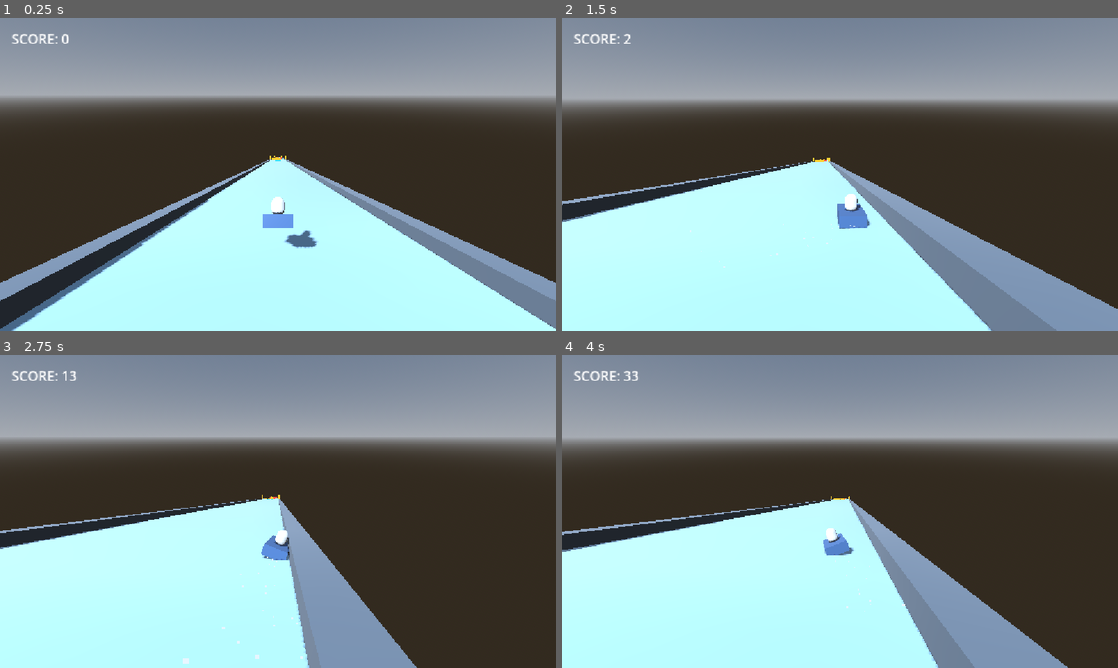
Above: before the commit, frames 1-4 (two rows, left to right).
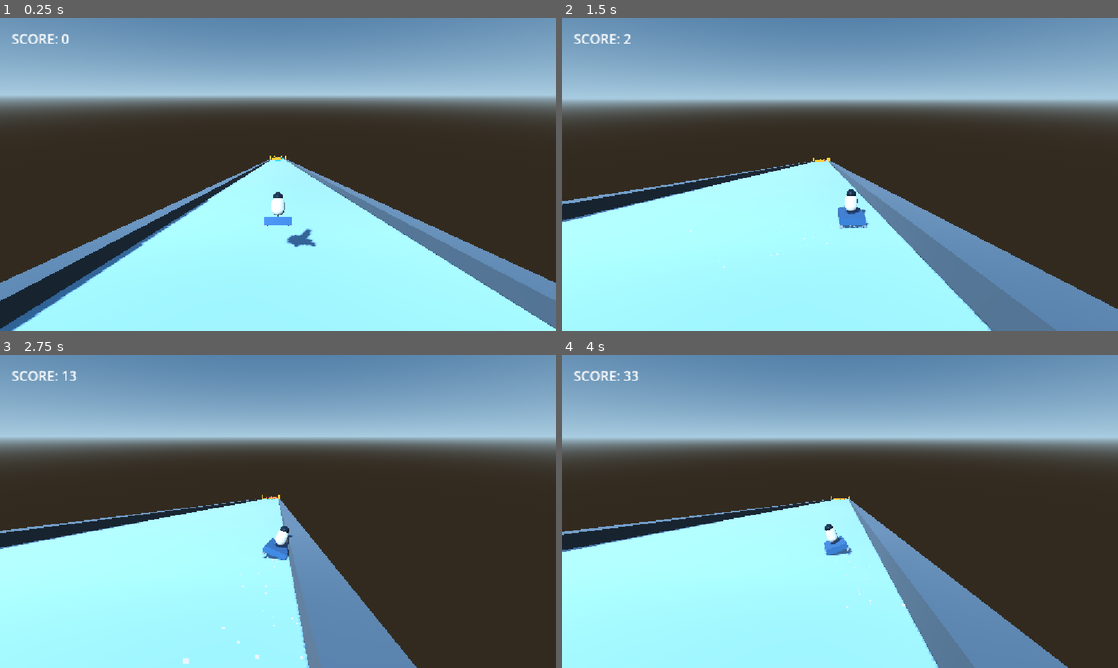
Above: after the commit, the same moments.

Repository: bravenaufala/sledg
Game: Godot game, scene res://main.tscn
Same seed, same stepped clock (60 frames per second), same inputs: the game is played once before the commit and once after it.
Inputs (mouse positions are in pixels of both pictures, inside the frame that each line leads up to):
- Up to frame 1 (0.25 s): no input
- Up to frame 2 (1.5 s): tap Enter (ui_accept) at 0.5, 0.6, 0.77, 1.07 s; move the mouse to (962, 158) at 0.52 s; hold D (steer_right) 0.53-1.25 s; click (962, 158) at 0.67 s; drag from (728, 190) to (812, 237) at 1.27 s
- Up to frame 3 (2.75 s): move the mouse to (333, 442) at 2.02 s; hold D (steer_right) from 2.03 s (still down); tap Enter (ui_accept) at 2.1 s
- Up to frame 4 (4 s): release D (steer_right) at 2.75 s; drag from (812, 574) to (673, 464) at 2.77 s; move the mouse to (1006, 558) at 3.52 s; hold A (steer_left) from 3.53 s (still down); tap Enter (ui_accept) at 3.6, 3.77 s

The runs differ from the first frame. In frame 1, 28% of the frame differs, in the area x 0-100%, y 0-100%; in frame 2, 31%; in frame 3, 31%; in frame 4, 31%.

Commit message:
Phase 4: 3 dynamic biomes, low-poly meshes, and web compatibility renderer

Diff:
--- /dev/null
+++ b/data/alpine_ice.tres
@@ -0,0 +1,24 @@
+[gd_resource type="Resource" script_class="BiomeData" format=3 uid="uid://pit5q82vd0j2"]
+
+[ext_resource type="Script" uid="uid://5g5rwxpba5b5" path="res://data/biome_data.gd" id="1_x5a5i"]
+
+[sub_resource type="StandardMaterial3D" id="StandardMaterial3D_77n1f"]
+albedo_color = Color(0.7529412, 0.22352941, 0.16862746, 1)
+roughness = 0.35
+
+[sub_resource type="StandardMaterial3D" id="StandardMaterial3D_6s3o7"]
+albedo_color = Color(0.36078432, 0.4392157, 0.5019608, 1)
+roughness = 0.4
+
+[sub_resource type="StandardMaterial3D" id="StandardMaterial3D_pudqn"]
+albedo_color = Color(0.65882355, 0.84705883, 0.9411765, 1)
+metallic = 0.1
+roughness = 0.15
+
+[resource]
+script = ExtResource("1_x5a5i")
+track_material = SubResource("StandardMaterial3D_pudqn")
+rail_material = SubResource("StandardMaterial3D_6s3o7")
+obstacle_material = SubResource("StandardMaterial3D_77n1f")
+sky_top_color = Color(0.23137255, 0.4117647, 0.59607846, 1)
+sky_horizon_color = Color(0.65882355, 0.8, 0.8784314, 1)
--- /dev/null
+++ b/data/autumn_canyon.tres
@@ -0,0 +1,28 @@
+[gd_resource type="Resource" script_class="BiomeData" format=3 uid="uid://ctbfvhn6rqijt"]
+
+[ext_resource type="Script" uid="uid://5g5rwxpba5b5" path="res://data/biome_data.gd" id="1_usswk"]
+
+[sub_resource type="StandardMaterial3D" id="StandardMaterial3D_2eyd1"]
+albedo_color = Color(0.2901961, 0.13725491, 0.06666667, 1)
+roughness = 0.5
+
+[sub_resource type="StandardMaterial3D" id="StandardMaterial3D_iiex5"]
+albedo_color = Color(0.43137255, 0.17254902, 0.105882354, 1)
+roughness = 0.45
+
+[sub_resource type="StandardMaterial3D" id="StandardMaterial3D_iuide"]
+albedo_color = Color(0.827451, 0.45882353, 0.2627451, 1)
+metallic = 0.08
+roughness = 0.25
+
+[resource]
+script = ExtResource("1_usswk")
+biome_id = &"autumn_canyon"
+display_name = "AUTUMN CANYON"
+track_material = SubResource("StandardMaterial3D_iuide")
+rail_material = SubResource("StandardMaterial3D_iiex5")
+obstacle_material = SubResource("StandardMaterial3D_2eyd1")
+sky_top_color = Color(0.5568628, 0.23137255, 0.18039216, 1)
+sky_horizon_color = Color(0.9529412, 0.6117647, 0.25882354, 1)
+ice_friction = 0.18
+slope_angle_deg = -18.0
--- a/data/biome_data.gd
+++ b/data/biome_data.gd
@@ -3,10 +3,12 @@
 extends Resource
 
 @export var biome_id: StringName = &"alpine_ice"
+@export var display_name: String = "ALPINE ICE"
 @export var track_material: Material
 @export var rail_material: Material
 @export var obstacle_material: Material
 @export var sky_top_color: Color = Color(0.38, 0.45, 0.55)
+@export var sky_horizon_color: Color = Color(0.65, 0.67, 0.70)
 @export var ice_friction: float = 0.12
 @export var slope_angle_deg: float = -16.0
 @export var chunk_variants: Array[PackedScene] = []
--- /dev/null
+++ b/data/midnight_glacier.tres
@@ -0,0 +1,33 @@
+[gd_resource type="Resource" script_class="BiomeData" format=3 uid="uid://ht8kbtixxjcu"]
+
+[ext_resource type="Script" uid="uid://5g5rwxpba5b5" path="res://data/biome_data.gd" id="1_fjbsk"]
+
+[sub_resource type="StandardMaterial3D" id="StandardMaterial3D_xtvwk"]
+albedo_color = Color(1, 0.16470589, 0.42745098, 1)
+roughness = 0.25
+emission_enabled = true
+emission = Color(1, 0.16470589, 0.42745098, 1)
+emission_energy_multiplier = 0.35
+
+[sub_resource type="StandardMaterial3D" id="StandardMaterial3D_ycwu3"]
+albedo_color = Color(0, 0.8980392, 1, 1)
+roughness = 0.15
+emission_enabled = true
+emission = Color(0, 0.8980392, 1, 1)
+emission_energy_multiplier = 0.5
+
+[sub_resource type="StandardMaterial3D" id="StandardMaterial3D_ab4lu"]
+albedo_color = Color(0.10980392, 0.14117648, 0.1882353, 1)
+metallic = 0.35
+roughness = 0.1
+
+[resource]
+script = ExtResource("1_fjbsk")
+biome_id = &"midnight_glacier"
+display_name = "MIDNIGHT GLACIER"
+track_material = SubResource("StandardMaterial3D_ab4lu")
+rail_material = SubResource("StandardMaterial3D_ycwu3")
+obstacle_material = SubResource("StandardMaterial3D_xtvwk")
+sky_top_color = Color(0.03529412, 0.05490196, 0.101960786, 1)
+sky_horizon_color = Color(0.09411765, 0.16862746, 0.28627452, 1)
+ice_friction = 0.06
--- a/main.gd
+++ b/main.gd
@@ -4,19 +4,31 @@
 
 const SPAWN_POS := Vector3(0.0, 1.2, -4.0)
 const FLOATING_ORIGIN_THRESHOLD := 2500.0
+const BIOME_ALPINE := preload("res://data/alpine_ice.tres")
+const BIOME_AUTUMN := preload("res://data/autumn_canyon.tres")
+const BIOME_MIDNIGHT := preload("res://data/midnight_glacier.tres")
+
+@export var biome_cycle_distance: float = 1500.0
+@export var sky_lerp_speed: float = 2.5
 
 var run_state: RunState = RunState.RUNNING
 var total_distance: float = 0.0
 var bonus_points: int = 0
 var score: int = 0
 var _last_shield_count: int = 0
+var biomes: Array[BiomeData] = []
+var current_biome_index: int = 0
+var target_sky_top_color: Color = Color(0.23, 0.41, 0.60)
+var target_sky_horizon_color: Color = Color(0.66, 0.80, 0.88)
 
+@onready var world_env: WorldEnvironment = $WorldEnvironment
 @onready var track_spawner: Node3D = $TrackSpawner
 @onready var player: CharacterBody3D = $Player
 @onready var hud: CanvasLayer = $HUD
 
 
 func _ready() -> void:
+	biomes = [BIOME_ALPINE, BIOME_AUTUMN, BIOME_MIDNIGHT]
 	if player:
 		player.crashed.connect(_on_player_crashed)
 		player.near_miss_scored.connect(_on_near_miss_scored)
@@ -28,9 +40,20 @@
 
 
 func _physics_process(delta: float) -> void:
+	var sky_mat := _get_sky_material()
+	if sky_mat:
+		var sky_t := 1.0 - exp(-sky_lerp_speed * delta)
+		sky_mat.sky_top_color = sky_mat.sky_top_color.lerp(target_sky_top_color, sky_t)
+		sky_mat.sky_horizon_color = sky_mat.sky_horizon_color.lerp(target_sky_horizon_color, sky_t)
+		sky_mat.ground_horizon_color = sky_mat.ground_horizon_color.lerp(target_sky_horizon_color, sky_t)
+
 	if run_state == RunState.RUNNING:
 		total_distance += player.downhill_speed * delta
 		score = int(total_distance) + bonus_points
+		if not biomes.is_empty():
+			var desired_biome_idx: int = int(total_distance / biome_cycle_distance) % biomes.size()
+			if desired_biome_idx != current_biome_index:
+				set_active_biome(desired_biome_idx, true)
 		if hud:
 			hud.update_score(score, int(total_distance), bonus_points)
 		if track_spawner:
@@ -42,6 +65,35 @@
 				track_spawner.shift_origin(offset)
 	elif Input.is_action_just_pressed("ui_accept"):
 		start_new_run()
+
+
+func _get_sky_material() -> ProceduralSkyMaterial:
+	if world_env and world_env.environment and world_env.environment.sky:
+		return world_env.environment.sky.sky_material as ProceduralSkyMaterial
+	return null
+
+
+func set_active_biome(index: int, announce: bool = true) -> void:
+	if biomes.is_empty():
+		return
+	current_biome_index = posmod(index, biomes.size())
+	var biome: BiomeData = biomes[current_biome_index]
+	if biome == null:
+		return
+	if track_spawner and track_spawner.has_method("set_biome"):
+		track_spawner.set_biome(biome, true)
+	if player:
+		player.ice_friction = biome.ice_friction
+	target_sky_top_color = biome.sky_top_color
+	target_sky_horizon_color = biome.sky_horizon_color
+	if not announce:
+		var sky_mat := _get_sky_material()
+		if sky_mat:
+			sky_mat.sky_top_color = target_sky_top_color
+			sky_mat.sky_horizon_color = target_sky_horizon_color
+			sky_mat.ground_horizon_color = target_sky_horizon_color
+	elif hud:
+		hud.show_status("ENTERING: %s" % biome.display_name, 2.2)
 
 
 func _on_near_miss_scored(points: int) -> void:
@@ -90,11 +142,14 @@
 
 
 func start_new_run() -> void:
+	if biomes.is_empty():
+		biomes = [BIOME_ALPINE, BIOME_AUTUMN, BIOME_MIDNIGHT]
 	total_distance = 0.0
 	bonus_points = 0
 	score = 0
 	_last_shield_count = 0
 	run_state = RunState.RUNNING
+	set_active_biome(0, false)
 	if track_spawner:
 		track_spawner.reset_track()
 	if player:
--- a/main.tscn
+++ b/main.tscn
@@ -22,11 +22,6 @@
 [sub_resource type="CapsuleShape3D" id="CapsuleShape3D_dg77c"]
 radius = 0.45
 height = 1.1
-
-[sub_resource type="StandardMaterial3D" id="StandardMaterial3D_ycdy4"]
-albedo_color = Color(0.2901961, 0.43529412, 0.64705884, 1)
-metallic = 0.2
-roughness = 0.3
 
 [sub_resource type="StandardMaterial3D" id="StandardMaterial3D_w48qg"]
 albedo_color = Color(0.8156863, 0.8627451, 0.9098039, 1)
@@ -62,6 +57,49 @@
 material = SubResource("StandardMaterial3D_lquwl")
 size = Vector2(0.25, 0.25)
 
+[sub_resource type="StandardMaterial3D" id="StandardMaterial3D_1bvp3"]
+albedo_color = Color(0.22745098, 0.43137255, 0.64705884, 1)
+metallic = 0.25
+roughness = 0.28
+
+[sub_resource type="BoxMesh" id="BoxMesh_lquwl"]
+size = Vector3(0.96, 0.24, 1.55)
+
+[sub_resource type="StandardMaterial3D" id="StandardMaterial3D_7mycd"]
+albedo_color = Color(0.22745098, 0.43137255, 0.64705884, 1)
+metallic = 0.25
+roughness = 0.28
+
+[sub_resource type="PrismMesh" id="PrismMesh_272bh"]
+size = Vector3(0.96, 0.45, 0.24)
+
+[sub_resource type="StandardMaterial3D" id="StandardMaterial3D_5vw27"]
+albedo_color = Color(0.8117647, 0.84705883, 0.8627451, 1)
+metallic = 0.65
+roughness = 0.2
+
+[sub_resource type="BoxMesh" id="BoxMesh_kek77"]
+size = Vector3(0.09, 0.08, 1.95)
+
+[sub_resource type="StandardMaterial3D" id="StandardMaterial3D_4c57u"]
+albedo_color = Color(0.8117647, 0.84705883, 0.8627451, 1)
+metallic = 0.65
+roughness = 0.2
+
+[sub_resource type="BoxMesh" id="BoxMesh_efxa6"]
+size = Vector3(0.09, 0.08, 1.95)
+
+[sub_resource type="StandardMaterial3D" id="StandardMaterial3D_dg77c"]
+albedo_color = Color(0.12156863, 0.1764706, 0.23921569, 1)
+metallic = 0.4
+roughness = 0.2
+
+[sub_resource type="SphereMesh" id="SphereMesh_ycdy4"]
+radius = 0.19
+height = 0.38
+radial_segments = 12
+rings = 6
+
 [node name="Main" type="Node3D" unique_id=466642103]
 script = ExtResource("1_1bvp3")
 
@@ -83,10 +121,6 @@
 
 [node name="SledVisual" type="Node3D" parent="Player" unique_id=1690978550]
 
-[node name="SledBody" type="CSGBox3D" parent="Player/SledVisual" unique_id=185414665]
-material_override = SubResource("StandardMaterial3D_ycdy4")
-size = Vector3(1, 0.45, 1.8)
-
 [node name="RiderCapsule" type="MeshInstance3D" parent="Player/SledVisual" unique_id=1548569532]
 transform = Transform3D(1, 0, 0, 0, 1, 0, 0, 0, 1, 0, 0.52, 0.1)
 material_override = SubResource("StandardMaterial3D_w48qg")
@@ -99,6 +133,31 @@
 process_material = SubResource("ParticleProcessMaterial_1bvp3")
 draw_pass_1 = SubResource("QuadMesh_7mycd")
 
+[node name="SledBody" type="MeshInstance3D" parent="Player/SledVisual" unique_id=1306640414]
+transform = Transform3D(1, 0, 0, 0, 1, 0, 0, 0, 1, 0, 0, 0.08)
+material_override = SubResource("StandardMaterial3D_1bvp3")
+mesh = SubResource("BoxMesh_lquwl")
+
+[node name="SledNose" type="MeshInstance3D" parent="Player/SledVisual" unique_id=2141341870]
+transform = Transform3D(1, 0, 0, 0, 3.1391647e-07, 1, 0, -1, 3.1391647e-07, 0, 0, -0.92)
+material_override = SubResource("StandardMaterial3D_7mycd")
+mesh = SubResource("PrismMesh_272bh")
+
+[node name="LeftRunner" type="MeshInstance3D" parent="Player/SledVisual" unique_id=281082129]
+transform = Transform3D(1, 0, 0, 0, 1, 0, 0, 0, 1, -0.42, -0.16, -0.02)
+material_override = SubResource("StandardMaterial3D_5vw27")
+mesh = SubResource("BoxMesh_kek77")
+
+[node name="RightRunner" type="MeshInstance3D" parent="Player/SledVisual" unique_id=544972480]
+transform = Transform3D(1, 0, 0, 0, 1, 0, 0, 0, 1, 0.42, -0.16, -0.02)
+material_override = SubResource("StandardMaterial3D_4c57u")
+mesh = SubResource("BoxMesh_efxa6")
+
+[node name="RiderHelmet" type="MeshInstance3D" parent="Player/SledVisual" unique_id=694969343]
+transform = Transform3D(1, 0, 0, 0, 1, 0, 0, 0, 1, 0, 0.86, 0.06)
+material_override = SubResource("StandardMaterial3D_dg77c")
+mesh = SubResource("SphereMesh_ycdy4")
+
 [node name="Camera3D" type="Camera3D" parent="Player" unique_id=555759631]
 transform = Transform3D(1, 0, 0, 0, 0.9360728, 0.35180622, 0, -0.35180622, 0.9360728, 0, 4.2, 6.5)
 current = true
--- a/project.godot
+++ b/project.godot
@@ -50,3 +50,5 @@
 [rendering]
 
 rendering_device/driver.windows="d3d12"
+renderer/rendering_method="gl_compatibility"
+renderer/rendering_method.mobile="gl_compatibility"
--- a/track/obstacle.tscn
+++ b/track/obstacle.tscn
@@ -1,16 +1,34 @@
 [gd_scene format=3 uid="uid://bub2xkql7eu0q"]
 
-[ext_resource type="Script" path="res://track/obstacle.gd" id="1_q0emi"]
+[ext_resource type="Script" uid="uid://b0kiftwss7y2u" path="res://track/obstacle.gd" id="1_q0emi"]
 
 [sub_resource type="BoxShape3D" id="BoxShape3D_mnri3"]
 size = Vector3(2, 1.6, 1.2)
+
+[sub_resource type="BoxShape3D" id="BoxShape3D_7ngbc"]
+size = Vector3(4.8, 2.4, 2)
+
+[sub_resource type="StandardMaterial3D" id="StandardMaterial3D_q0emi"]
+albedo_color = Color(0.7529412, 0.22352941, 0.16862746, 1)
+roughness = 0.35
+
+[sub_resource type="CylinderMesh" id="CylinderMesh_mnri3"]
+top_radius = 0.32
+bottom_radius = 0.95
+height = 1.7
+radial_segments = 6
+rings = 1
 
 [sub_resource type="StandardMaterial3D" id="StandardMaterial3D_kuxul"]
 albedo_color = Color(0.7529412, 0.22352941, 0.16862746, 1)
 roughness = 0.35
 
-[sub_resource type="BoxShape3D" id="BoxShape3D_7ngbc"]
-size = Vector3(4.8, 2.4, 2)
+[sub_resource type="CylinderMesh" id="CylinderMesh_7ngbc"]
+top_radius = 0.08
+bottom_radius = 0.65
+height = 1.3
+radial_segments = 6
+rings = 1
 
 [node name="Obstacle" type="Area3D" unique_id=1237962204]
 collision_layer = 4
@@ -21,11 +39,6 @@
 transform = Transform3D(1, 0, 0, 0, 1, 0, 0, 0, 1, 0, 0.8, 0)
 shape = SubResource("BoxShape3D_mnri3")
 
-[node name="Visual" type="CSGBox3D" parent="." unique_id=1649112756]
-transform = Transform3D(1, 0, 0, 0, 1, 0, 0, 0, 1, 0, 0.8, 0)
-material_override = SubResource("StandardMaterial3D_kuxul")
-size = Vector3(2, 1.6, 1.2)
-
 [node name="NearMissZone" type="Area3D" parent="." unique_id=1102957085]
 collision_layer = 4
 collision_mask = 2
@@ -33,3 +46,13 @@
 [node name="CollisionShape3D" type="CollisionShape3D" parent="NearMissZone" unique_id=625388238]
 transform = Transform3D(1, 0, 0, 0, 1, 0, 0, 0, 1, 0, 1, 0)
 shape = SubResource("BoxShape3D_7ngbc")
+
+[node name="Visual" type="MeshInstance3D" parent="." unique_id=1839294261]
+transform = Transform3D(1, 0, 0, 0, 1, 0, 0, 0, 1, 0, 0.85, 0)
+material_override = SubResource("StandardMaterial3D_q0emi")
+mesh = SubResource("CylinderMesh_mnri3")
+
+[node name="SpireCore" type="MeshInstance3D" parent="Visual" unique_id=849115497]
+transform = Transform3D(1, 0, 0, 0, 1, 0, 0, 0, 1, 0, 0.25, 0)
+material_override = SubResource("StandardMaterial3D_kuxul")
+mesh = SubResource("CylinderMesh_7ngbc")
--- a/track/track_chunk.gd
+++ b/track/track_chunk.gd
@@ -93,7 +93,6 @@
 		var obs := _spawn_item(OBSTACLE_SCENE, Vector3(barrier_x, 0.0, -46.0))
 		_apply_obstacle_material(obs)
 
-	# Open bypass lane pickup
 	_spawn_pickup(Vector3(4.5, 0.0, -46.0), rng)
 
 	var lanes: Array[int] = [0, 1, 2, 3]
@@ -127,6 +126,9 @@
 	var visual := obs.get_node_or_null("Visual") as GeometryInstance3D
 	if visual:
 		visual.material_override = _obstacle_material
+		for child in visual.get_children():
+			if child is GeometryInstance3D:
+				(child as GeometryInstance3D).material_override = _obstacle_material
 
 
 func _shuffle_ints(arr: Array[int], rng: RandomNumberGenerator) -> void:
@@ -149,6 +151,10 @@
 			left_rail.material_override = biome.rail_material
 		if right_rail:
 			right_rail.material_override = biome.rail_material
+	if spawned_container:
+		for child in spawned_container.get_children():
+			if child.has_method("shatter"):
+				_apply_obstacle_material(child as Node3D)
 
 
 func get_ice_friction() -> float:
--- a/track/track_spawner.gd
+++ b/track/track_spawner.gd
@@ -21,6 +21,27 @@
 		chunk_variants = [DEFAULT_STANDARD_CHUNK, DEFAULT_RAMP_CHUNK]
 
 
+func set_biome(biome: BiomeData, apply_to_active: bool = true) -> void:
+	current_biome = biome
+	if biome != null:
+		slope_angle_deg = biome.slope_angle_deg
+	if not apply_to_active or biome == null or active_chunks.is_empty():
+		return
+	var pitch := deg_to_rad(slope_angle_deg)
+	for i in active_chunks.size():
+		var chunk: Node3D = active_chunks[i]
+		if not is_instance_valid(chunk):
+			continue
+		if i == 0:
+			chunk.global_transform = Transform3D(Basis(Vector3.RIGHT, pitch), chunk.global_position)
+		else:
+			var prev_exit := active_chunks[i - 1].get_node_or_null("ExitMarker") as Marker3D
+			if prev_exit:
+				chunk.global_transform = prev_exit.global_transform
+		if chunk.has_method("configure_for_biome"):
+			chunk.configure_for_biome(biome)
+
+
 func reset_track() -> void:
 	for chunk in active_chunks:
 		if is_instance_valid(chunk):
@@ -40,7 +61,7 @@
 		return
 	var difficulty := clampf(distance_traveled / 1200.0, 0.15, 1.0)
 	while active_chunks.size() > 0:
-		var front := active_chunks[0]
+		var front: Node3D = active_chunks[0]
 		var exit_marker := front.get_node_or_null("ExitMarker") as Marker3D
 		if exit_marker == null:
 			break
@@ -56,13 +77,13 @@
 	var chunk := scene.instantiate() as Node3D
 	add_child(chunk)
 
+	var pitch := deg_to_rad(current_biome.slope_angle_deg if current_biome else slope_angle_deg)
 	if active_chunks.is_empty():
-		var pitch := deg_to_rad(current_biome.slope_angle_deg if current_biome else slope_angle_deg)
 		chunk.global_transform = Transform3D(Basis(Vector3.RIGHT, pitch), Vector3.ZERO)
 	else:
 		var tail: Node3D = active_chunks.back()
 		var exit_marker := tail.get_node("ExitMarker") as Marker3D
-		chunk.global_transform = exit_marker.global_transform
+		chunk.global_transform = Transform3D(Basis(Vector3.RIGHT, pitch), exit_marker.global_position)
 
 	if current_biome and chunk.has_method("configure_for_biome"):
 		chunk.configure_for_biome(current_biome)
Not shown, changed: DESIGN.md.txt
